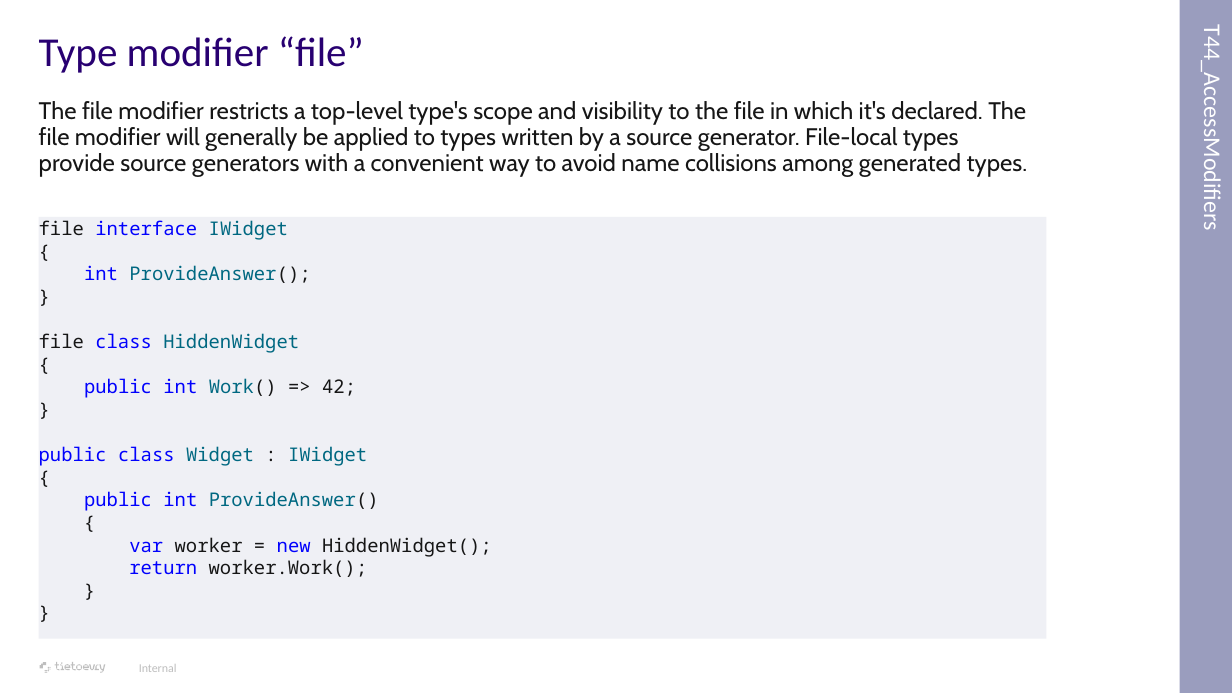
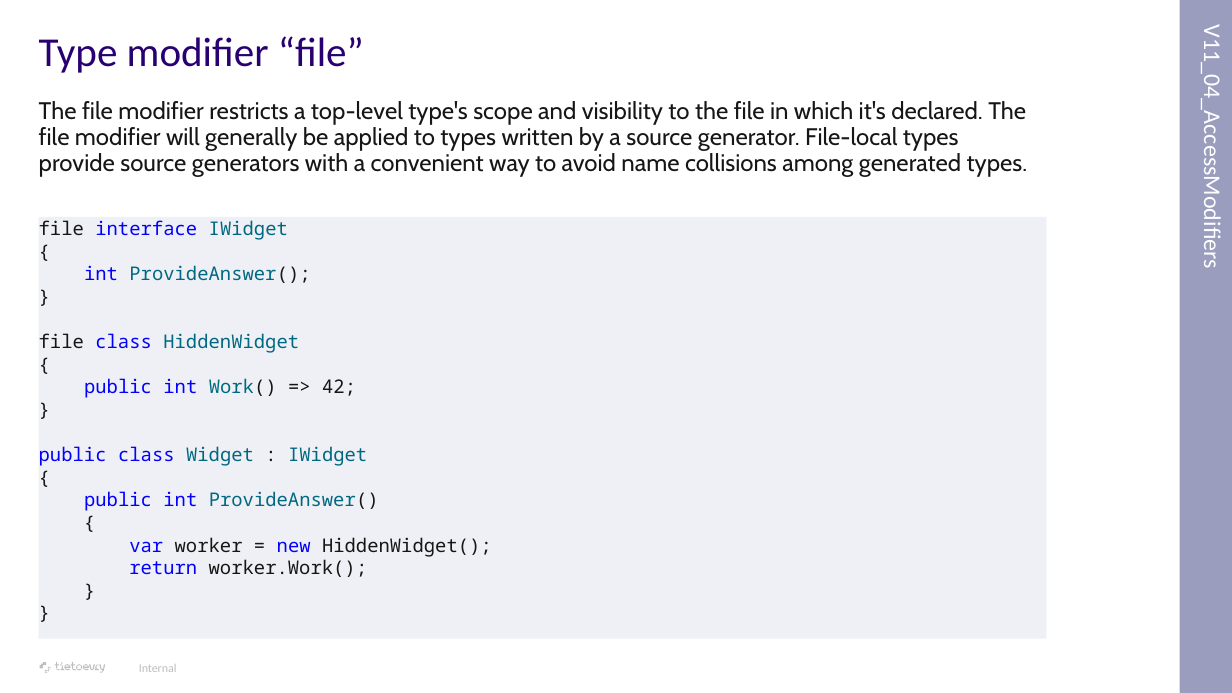
Before and after one commit to tomas-frankl/CSharpNewFeatures, a slide deck: slide 40 of Doc/New C# features.pptx. Drawn at 1232x693 pixels with LibreOffice and Linux fonts; fonts in the diff are those of the drawing; background and template pictures are left out. Boxes give left, top, right and bottom in pixels: in the first picture for what was removed or moved away, otherwise in the second. Text is boxed around its words. In the diff, an @@ line names an element or a change of style, - is before the commit and + after.

```diff
--- a/Doc/New C# features.pptx
+++ b/Doc/New C# features.pptx
@@ text in rectangle at [1198,52,1227,262]: text changed @@
-T44_AccessModifiers
+V11_04_AccessModifiers
```
Also in this commit, not shown: 34 other slides changed, 45 other files.
